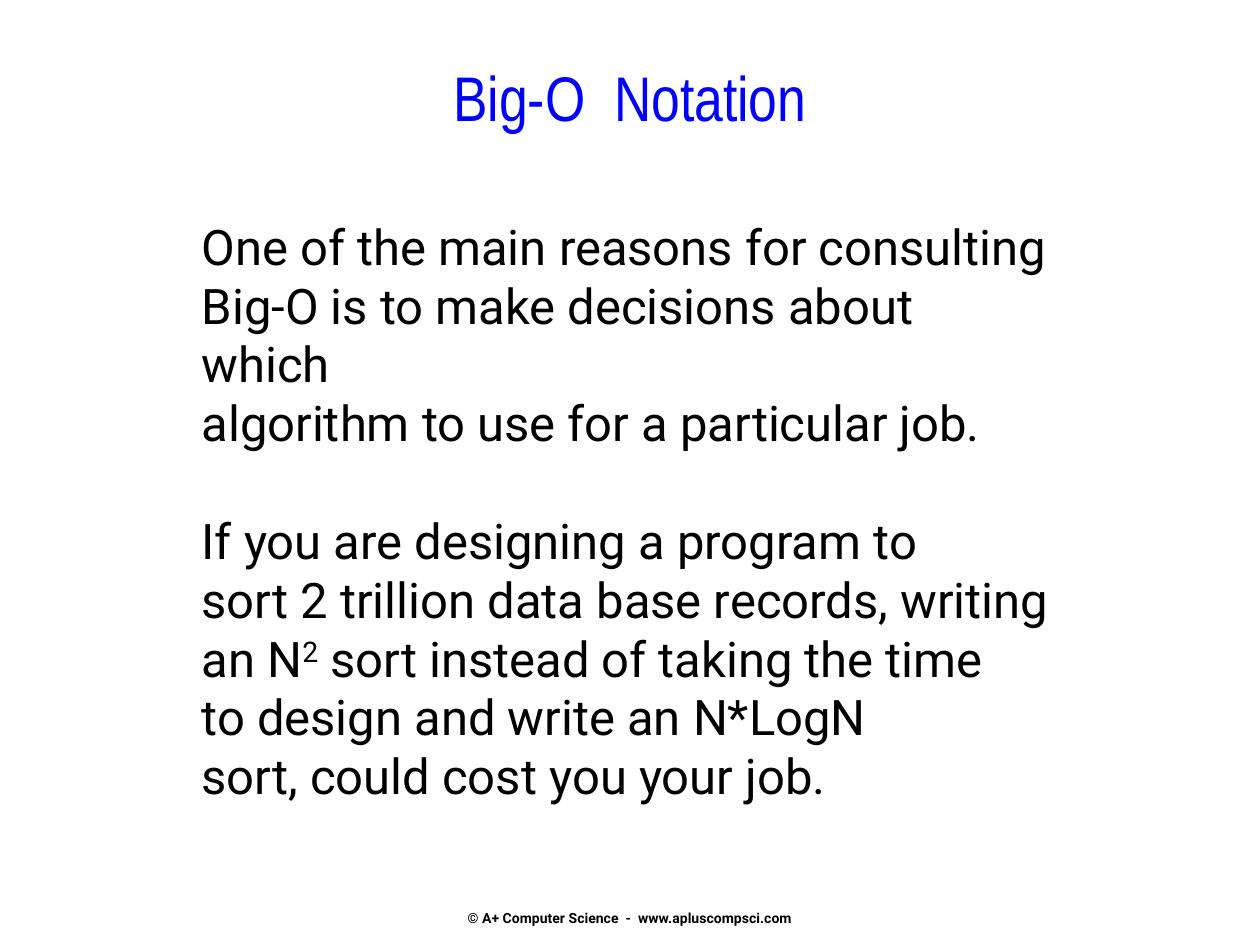
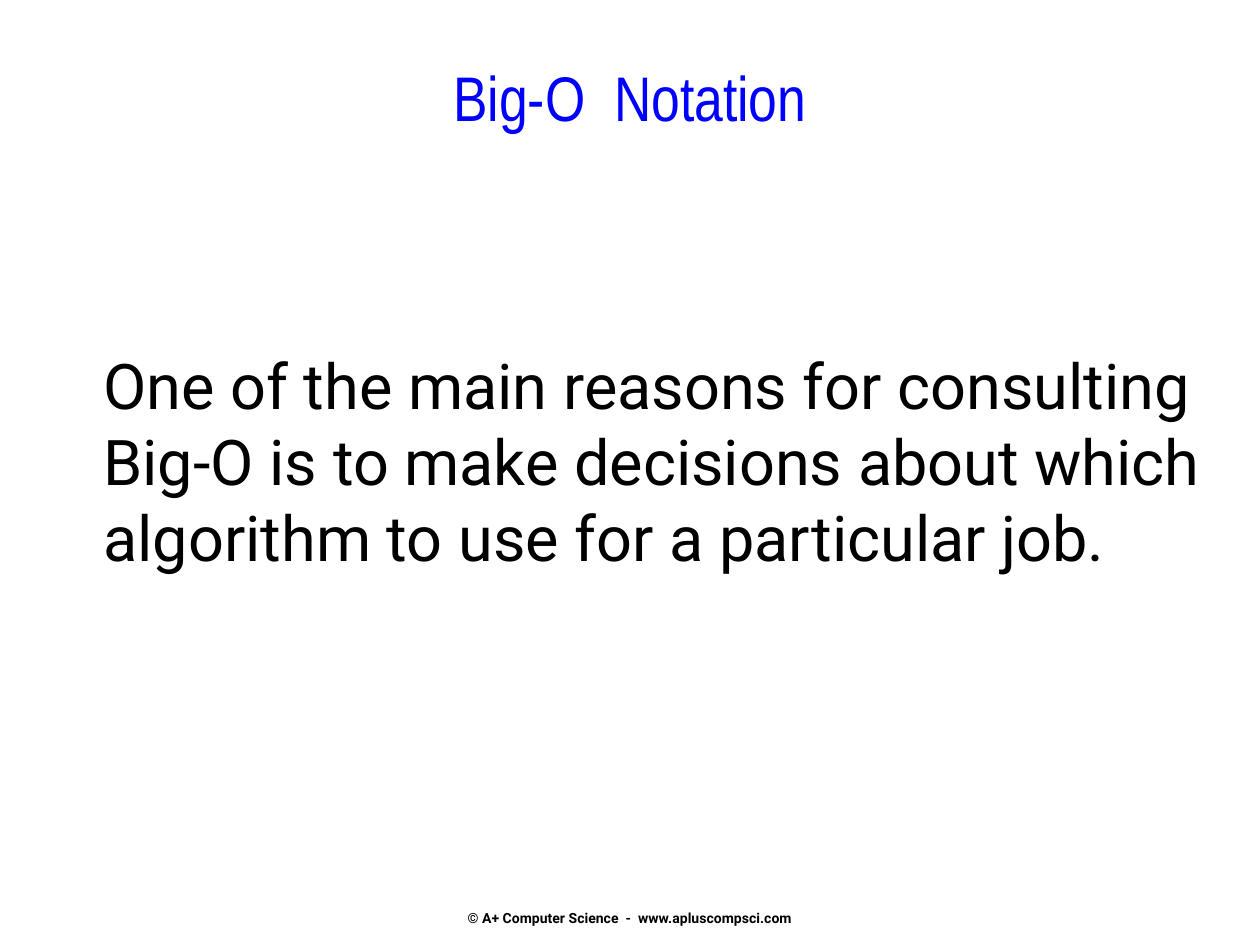
Before and after one commit to Cy-FairCS/cs3, a slide deck: slide 9 of u02b_bigO/notes/Big-O - Intro and Lists.pptx. Drawn at 1260x945 pixels with LibreOffice and Linux fonts; fonts in the diff are those of the drawing. Boxes give left, top, right and bottom in pixels: in the first picture for what was removed or moved away, otherwise in the second. Text is boxed around its words. In the diff, an @@ line names an element or a change of style, - is before the commit and + after.

Commit message:
Updated Big O ppt

```diff
--- a/u02b_bigO/notes/Big-O - Intro and Lists.pptx
+++ b/u02b_bigO/notes/Big-O - Intro and Lists.pptx
@@ text "One of the main reasons ...": place and size @@
-text "One of the main reasons ..." at box(202, 227, 1048, 805)
+text "One of the main reasons ..." at box(103, 361, 1200, 575)
@@ text "One of the main reasons ..." at box(103, 361, 1200, 575): size 28 to 36 pt @@
@@ text at box(202, 521, 1048, 805): paragraphs removed @@
-If you are designing a program to
-sort 2 trillion data base records, writing
-an N2 sort instead of taking the time
-to design and write an N*LogN
-sort, could cost you your job.
```
Also in this commit, not shown: 7 other slides changed, 6 slides added, 6 slides removed.
